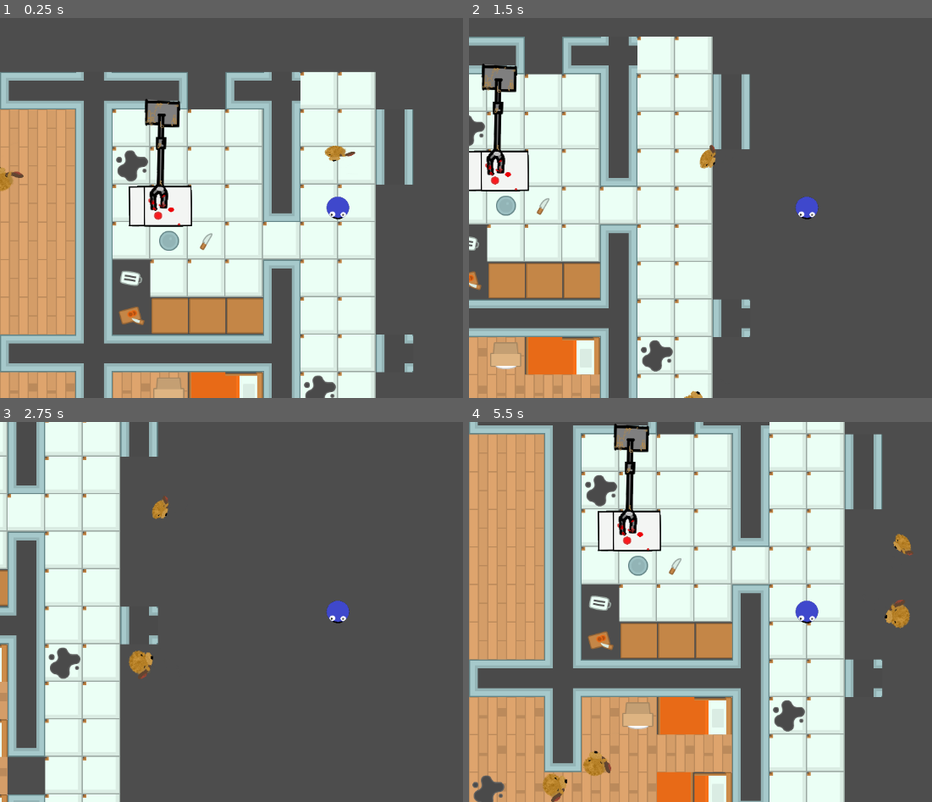
Above: before the commit, frames 1-4 (two rows, left to right).
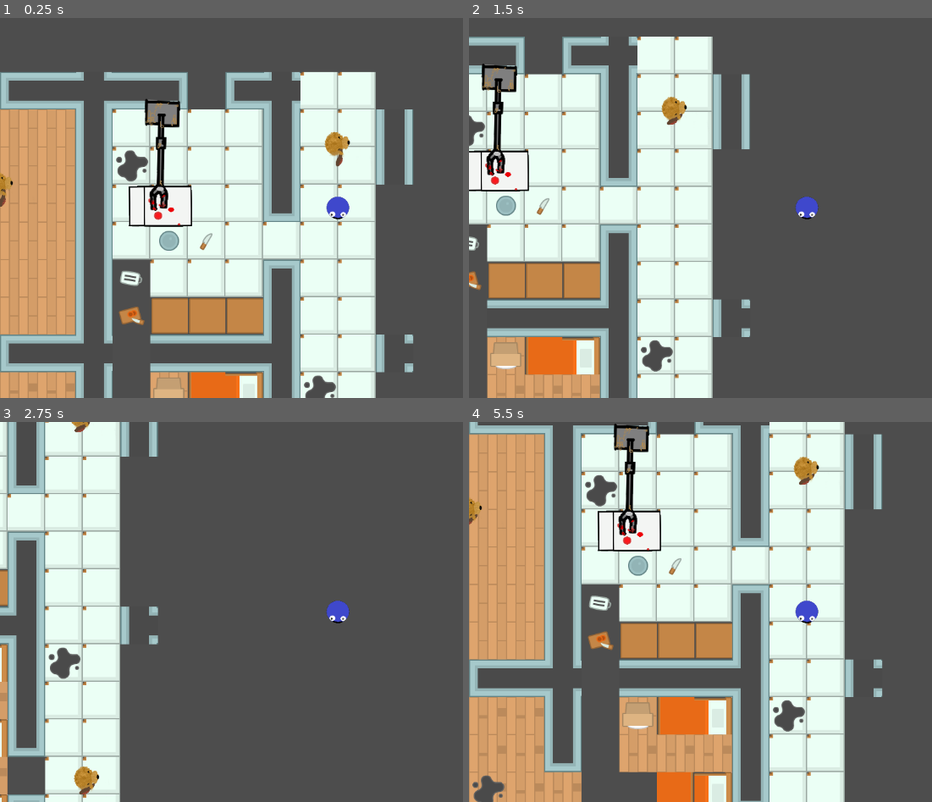
Above: after the commit, the same moments.

Repository: Tvorba-her-v-pohybu/cookie-monster
Game: Godot game, scene res://main.tscn
Same seed, same stepped clock (60 frames per second), same inputs: the game is played once before the commit and once after it.
Inputs:
- Up to frame 1 (0.25 s): no input
- Up to frame 2 (1.5 s): hold Right (ui_right) 0.53-1.28 s; hold Down (ui_down) from 1.28 s (still down)
- Up to frame 3 (2.75 s): release Down (ui_down) at 2.03 s; hold Right (ui_right) from 2.03 s (still down)
- Up to frame 4 (5.5 s): release Right (ui_right) at 2.78 s; hold Up (ui_up) 2.78-3.53 s; hold Left (ui_left) 3.53-5.03 s; hold Down (ui_down) from 5.03 s (still down)

The runs differ from the first frame. In frame 1, 1.4% of the frame differs, in the area x 0-77%, y 29-100%; in frame 2, 1.3%; in frame 3, 0.8%; in frame 4, 4.4%, in the area x 0-96%, y 9-100%.

Commit message:
main char

Diff:
--- a/godot_project/main.tscn
+++ b/godot_project/main.tscn
@@ -1,7 +1,6 @@
-[gd_scene load_steps=11 format=4 uid="uid://duc2ch0tq0b2k"]
+[gd_scene load_steps=9 format=4 uid="uid://duc2ch0tq0b2k"]
 
-[ext_resource type="Script" path="res://character_body_2d.gd" id="1_dyfk0"]
-[ext_resource type="Texture2D" uid="uid://ckah71pcxw3l" path="res://main_char.png" id="2_mtvoh"]
+[ext_resource type="PackedScene" uid="uid://i2w6rdpteogq" path="res://main_char/main_char.tscn" id="2_co45l"]
 [ext_resource type="Texture2D" uid="uid://dnjb8p3e4rnuh" path="res://enviroment/Tilesheet/tilesheet_complete.png" id="3_mp1t1"]
 [ext_resource type="PackedScene" uid="uid://bo0r70ejqfu7x" path="res://enemy.tscn" id="4_ca23p"]
 [ext_resource type="Texture2D" uid="uid://cuf46acom73is" path="res://obrazky/postel_krvava.png" id="4_sh0mo"]
@@ -7584,9 +7583,6 @@
 physics_layer_0/collision_layer = 1
 sources/0 = SubResource("TileSetAtlasSource_xtisu")
 
-[sub_resource type="CircleShape2D" id="CircleShape2D_mbsvm"]
-radius = 19.2354
-
 [node name="Node2D" type="Node2D"]
 position = Vector2(-10, -2)
 
@@ -7600,60 +7596,45 @@
 
 [node name="TileMapLayer2" type="TileMapLayer" parent="NavigationRegion2D"]
 position = Vector2(-1, 5)
-tile_map_data = PackedByteArray("AAD1/w0AAAAYABIAAAD1/w4AAAA …(911 unchanged characters)… AXAAIAAADl//P/AAAXAAIAAADm//P/AAAXAAIAAAD7/woAAAARAAMAAAD7/wkAAAARAAMAAAD7/wgAAAARAAMAAAD6/wgAAAARAAMAAAD6/wcAAAARAAMAAAD6/wYAAAARAAMAAAD7/wsAAAALAAoAAAD6/wUAAAALAAoAAAA=")
+tile_map_data = PackedByteArray("AAD1/w0AAAAYABIAAAD1/w4AAAA …(911 unchanged characters)… AXAAIAAADl//P/AAAXAAIAAADm//P/AAAXAAIAAAA=")
 tile_set = SubResource("TileSet_lmocr")
 
-[node name="CharacterBody2D" type="CharacterBody2D" parent="NavigationRegion2D"]
-position = Vector2(-1, 109)
-script = ExtResource("1_dyfk0")
-
-[node name="MainChar" type="Sprite2D" parent="NavigationRegion2D/CharacterBody2D"]
-scale = Vector2(0.487952, 0.487952)
-texture = ExtResource("2_mtvoh")
-
-[node name="CollisionShape2D" type="CollisionShape2D" parent="NavigationRegion2D/CharacterBody2D"]
-visible = false
-scale = Vector2(0.48, 0.48)
-shape = SubResource("CircleShape2D_mbsvm")
-
-[node name="Camera2D" type="Camera2D" parent="NavigationRegion2D/CharacterBody2D"]
+[node name="CharacterBody2D" parent="NavigationRegion2D" instance=ExtResource("2_co45l")]
 
 [node name="Enemy" parent="NavigationRegion2D" node_paths=PackedStringArray("target") instance=ExtResource("4_ca23p")]
-position = Vector2(-6, 5)
-scale = Vector2(0.624096, -0.88108)
-target = NodePath("../CharacterBody2D")
+target = NodePath("")
 
 [node name="Enemy2" parent="NavigationRegion2D" node_paths=PackedStringArray("target") instance=ExtResource("4_ca23p")]
 position = Vector2(-906, 601)
-target = NodePath("../CharacterBody2D")
+target = NodePath("")
 
 [node name="Enemy3" parent="NavigationRegion2D" node_paths=PackedStringArray("target") instance=ExtResource("4_ca23p")]
 position = Vector2(-681, 660)
-target = NodePath("../CharacterBody2D")
+target = NodePath("")
 
 [node name="Enemy4" parent="NavigationRegion2D" node_paths=PackedStringArray("target") instance=ExtResource("4_ca23p")]
 position = Vector2(-574, 69)
-target = NodePath("../CharacterBody2D")
+target = NodePath("")
 
 [node name="Enemy5" parent="NavigationRegion2D" node_paths=PackedStringArray("target") instance=ExtResource("4_ca23p")]
 position = Vector2(8, 618)
-target = NodePath("../CharacterBody2D")
+target = NodePath("")
 
 [node name="Enemy6" parent="NavigationRegion2D" node_paths=PackedStringArray("target") instance=ExtResource("4_ca23p")]
 position = Vector2(-880, 991)
-target = NodePath("../CharacterBody2D")
+target = NodePath("")
 
 [node name="Enemy7" parent="NavigationRegion2D" node_paths=PackedStringArray("target") instance=ExtResource("4_ca23p")]
 position = Vector2(-1054, 52)
-target = NodePath("../CharacterBody2D")
+target = NodePath("")
 
 [node name="Enemy8" parent="NavigationRegion2D" node_paths=PackedStringArray("target") instance=ExtResource("4_ca23p")]
 position = Vector2(-982, -248)
-target = NodePath("../CharacterBody2D")
+target = NodePath("")
 
 [node name="Enemy9" parent="NavigationRegion2D" node_paths=PackedStringArray("target") instance=ExtResource("4_ca23p")]
 position = Vector2(-441, -353)
-target = NodePath("../CharacterBody2D")
+target = NodePath("")
 
 [node name="PostelKrvava" type="Sprite2D" parent="NavigationRegion2D"]
 position = Vector2(-304, 106)
